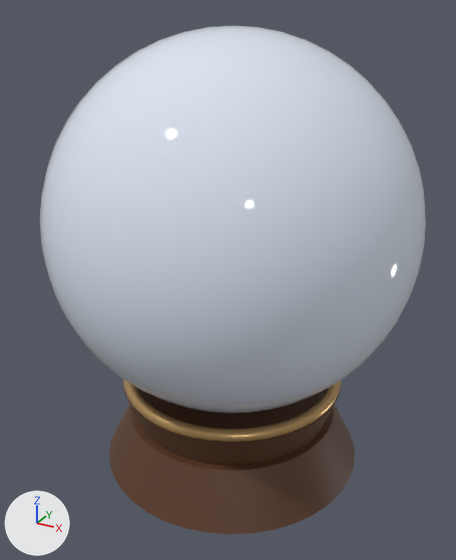
One commit to the glTF model assets/3d/models/crystalball.glb: the scene before it, then after it.
One viewpoint serves both versions: a 50 mm camera at (0.263, -0.488, 0.432) aimed at (0.0, -0.008, 0.192). The axes (+X, +Y, +Z) are drawn at lower left. The lights are the same throughout. The picture after the commit comes second. Vertices at exactly the same position are counted once.

The first picture shows 'Brass', 'Glass', 'Walnut'.
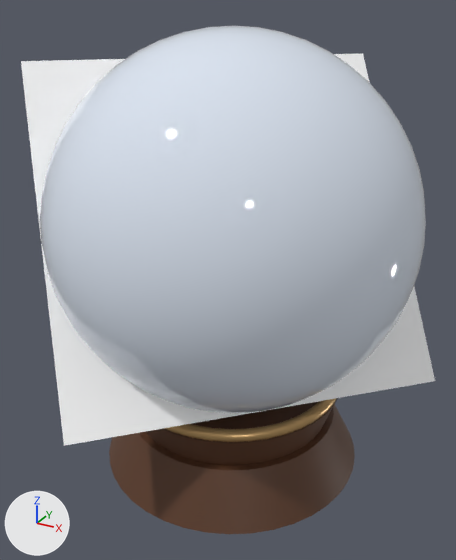
Pixel boxes (x1, y1, x2, y2) of what changed, in the pictures (456 x 560 px):
'Screen', reshaped (not visible before): after (21, 53, 435, 446)

Edits to the bpy script that builds the scene:
```text
Change me_screen:
    used by ob_screen; location = (0.0, 0.0, 0.0)
    remove me_screen.from_pydata(...)  # 4 vertices, 2 faces; spans x -0.108..0.108, y -0.108..0.108, z 0.189..0.311
    add me_screen.from_pydata(...)  # 4 vertices, 2 faces; spans x -0.19..0.19, y -0.19..0.19, z 0.106..0.384
    me_screen part 1
    me_screen.vertices[0].co: (-0.108, -0.047, 0.311) -> (-0.19, -0.051, 0.384)  # not seen -> pixel (20, 61)
    me_screen.vertices[1].co: (-0.047, -0.108, 0.189) -> (-0.051, -0.19, 0.106)  # not seen -> pixel (63, 445)
    me_screen.vertices[2].co: (0.047, 0.108, 0.311) -> (0.051, 0.19, 0.384)  # not seen -> pixel (363, 53)
    me_screen.vertices[3].co: (0.108, 0.047, 0.189) -> (0.19, 0.051, 0.106)  # not seen -> pixel (435, 381)
```
